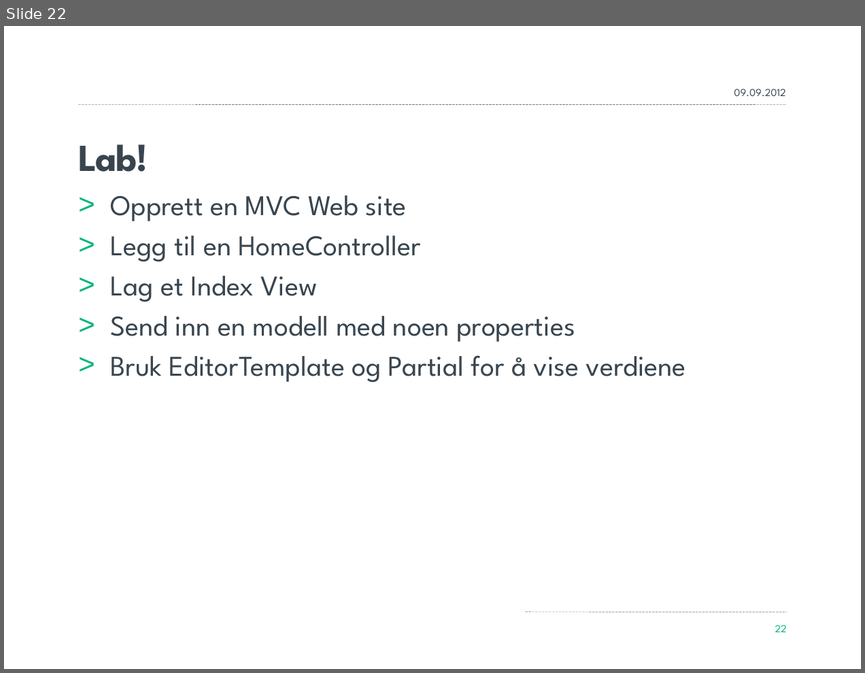
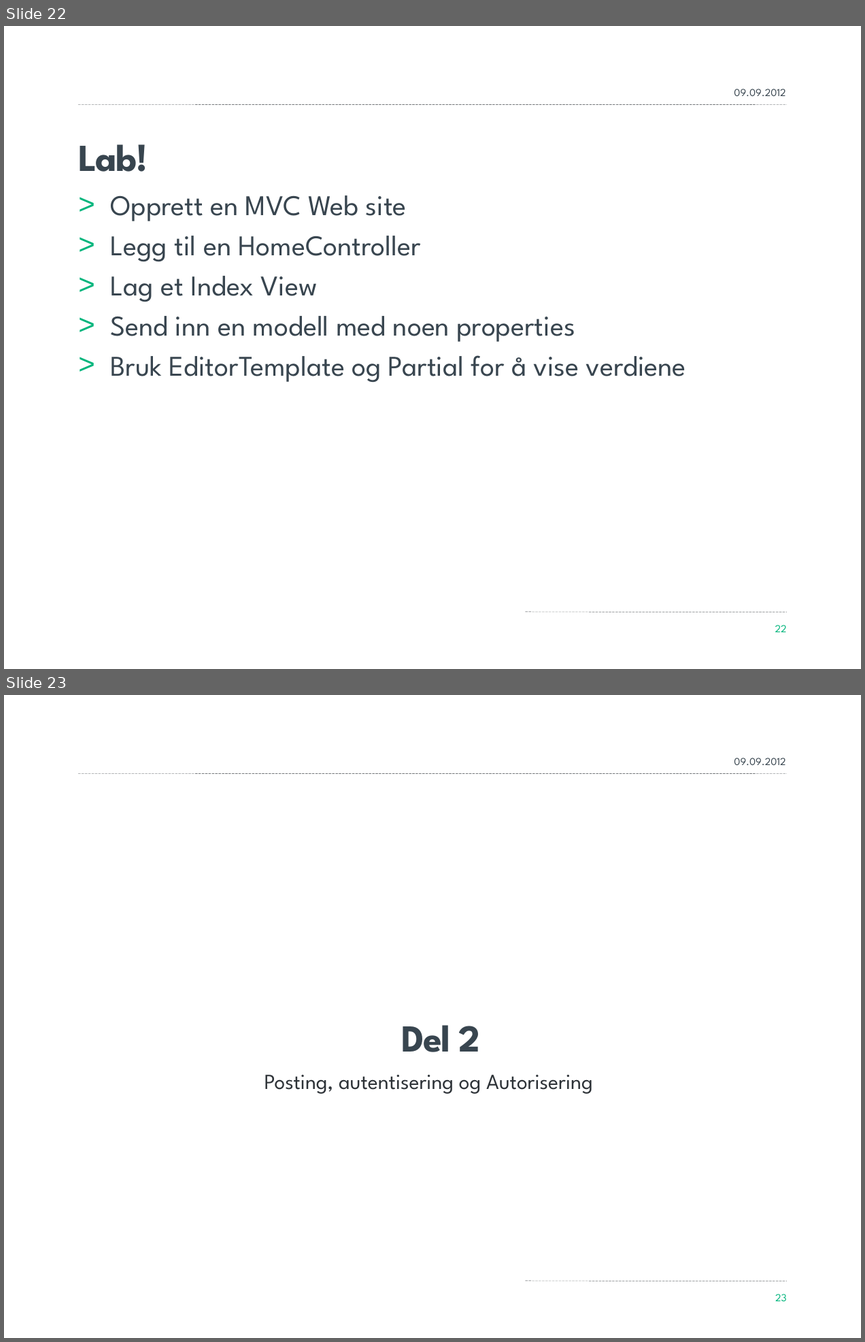
Before and after one commit to yngvebn/MVCKurs, a slide deck: Material/MVC.pptx. Shown one above the other, each under a label of ours: slide 22 before the commit, slides 22 and 23 after it. The pictures are 865x673 and 865x1342 pixels, drawn with LibreOffice and Linux fonts; fonts in the diff are those of the drawing; background and template pictures are left out. Boxes give left, top, right and bottom in pixels: in the first picture for what was removed or moved away, otherwise in the second. Text is boxed around its words. In the diff, an @@ line names an element or a change of style, - is before the commit and + after.

```diff
--- a/Material/MVC.pptx
+++ b/Material/MVC.pptx
@@ slide 23 added at (4,695,861,1338), background #FFFFFF; not listed: 2 template elements that a slide beside it also shows @@
@@ text added at (734,758,785,765), 9 pt, text #38454F @@
+09.09.2012
@@ title added at (402,1025,480,1052), 32 pt, text #38454F, bold @@
+Del 2
@@ text added at (264,1074,593,1093), 18 pt, text #2D3237 @@
+Posting, autentisering og Autorisering
@@ page number added at (775,1293,787,1301), 9 pt, text #00B57C @@
+23
```
Also in this commit, not shown: 1 slide changed, 6 other slides added, 26 other files.
